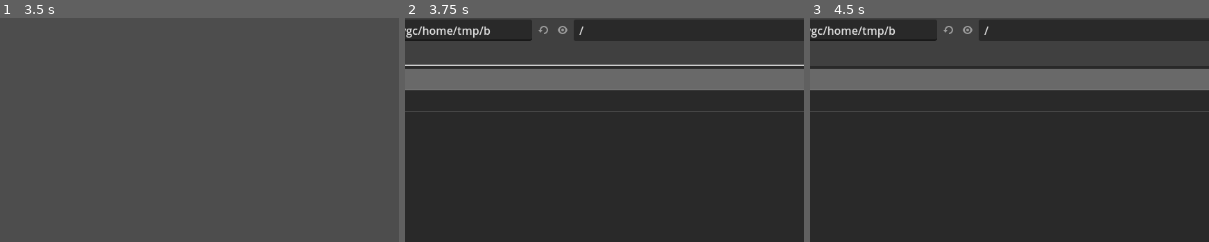
Above: before the commit, frames 1-3 (left to right).
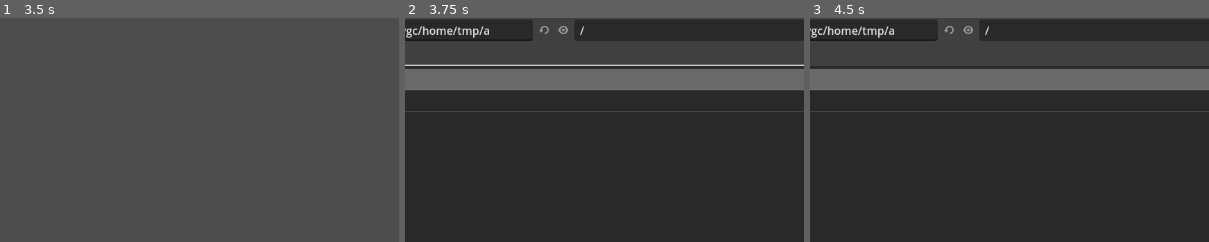
Above: after the commit, the same moments.

Repository: sw93song/spatial-composer
Game: Godot game, scene res://scenes/Main.tscn
Two runs of this game, one before a commit and one after it. Both use one fixed random seed, a clock stepped at 60 frames per second and the inputs below.
Inputs (mouse positions are % of the whole screen's width and height, from its top left):
- Up to frame 1 (3.5 s): click "Play / Stop" at 0.5 s; click "Play / Stop" at 1.25 s; click "New" at 2 s; click "New" at 2.75 s
- Up to frame 2 (3.75 s): click "Import JSON" at 3.5 s
- Up to frame 3 (4.5 s): click (35, 79) at 4.27 s; type "12" at 4.35 s
The pictures show only the part of the screen within x 34-84%, y 11-61%; the shares and areas given below are measured in that part.

Frame 1 is identical in both runs. In frame 2, 0.1% of the frame differs, in the area x 19-45%, y 3-10%; in frame 3, 0.1%.

Commit message:
Avoid blocking live sync during source drag

Diff:
--- a/apps/gesture_tool_godot/scripts/Main.gd
+++ b/apps/gesture_tool_godot/scripts/Main.gd
@@ -12,6 +12,7 @@
 var _updating_ui := false
 var _scene_drag_active := false
 var _scene_drag_position := Vector3.ZERO
+var _live_sync_dirty_during_drag := false
 
 var _world_view
 var _viewport
@@ -727,21 +728,29 @@
 	_scene_drag_position = position
 	_set_selected_entity_pose(_current_time_sec, position, _read_rotation_from_inspector())
 	_refresh_all()
-	_maybe_send_live_snapshot()
+	if not _scene_drag_active:
+		_maybe_send_live_snapshot()
 
 
 func _on_world_ground_dragged(position):
 	_scene_drag_active = true
+	_live_sync_dirty_during_drag = true
 	_scene_drag_position = position
 	_set_selected_entity_pose(_current_time_sec, position, _read_rotation_from_inspector())
 	_refresh_key_list()
 	_refresh_pose_fields()
 	_refresh_world_and_pose()
-	_maybe_send_live_snapshot()
 
 
 func _on_world_drag_state_changed(active):
 	_scene_drag_active = active
+	if active:
+		_live_sync_dirty_during_drag = false
+		return
+
+	if _live_sync_dirty_during_drag:
+		_live_sync_dirty_during_drag = false
+		_maybe_send_live_snapshot()
 
 
 func _on_sensor_toggled(enabled):
